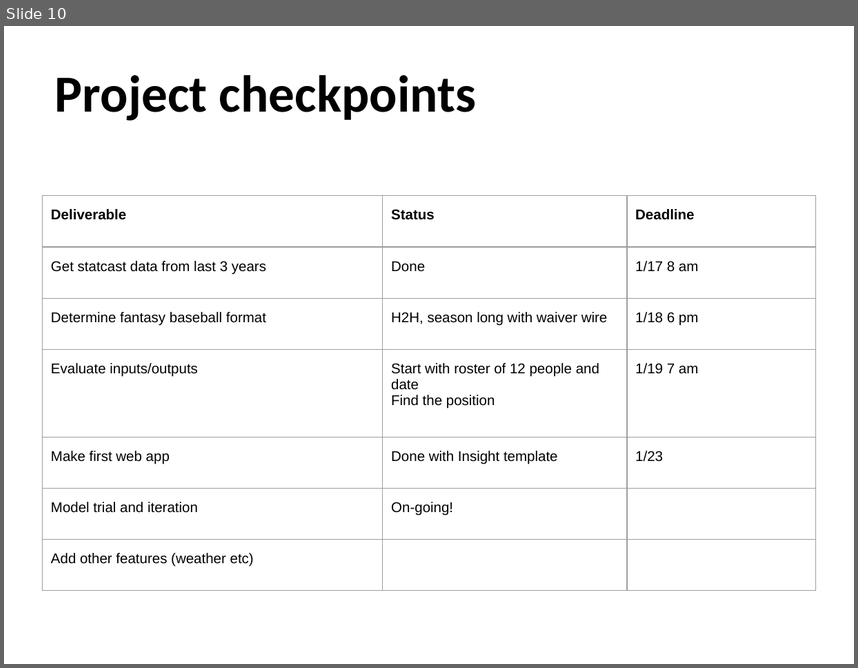
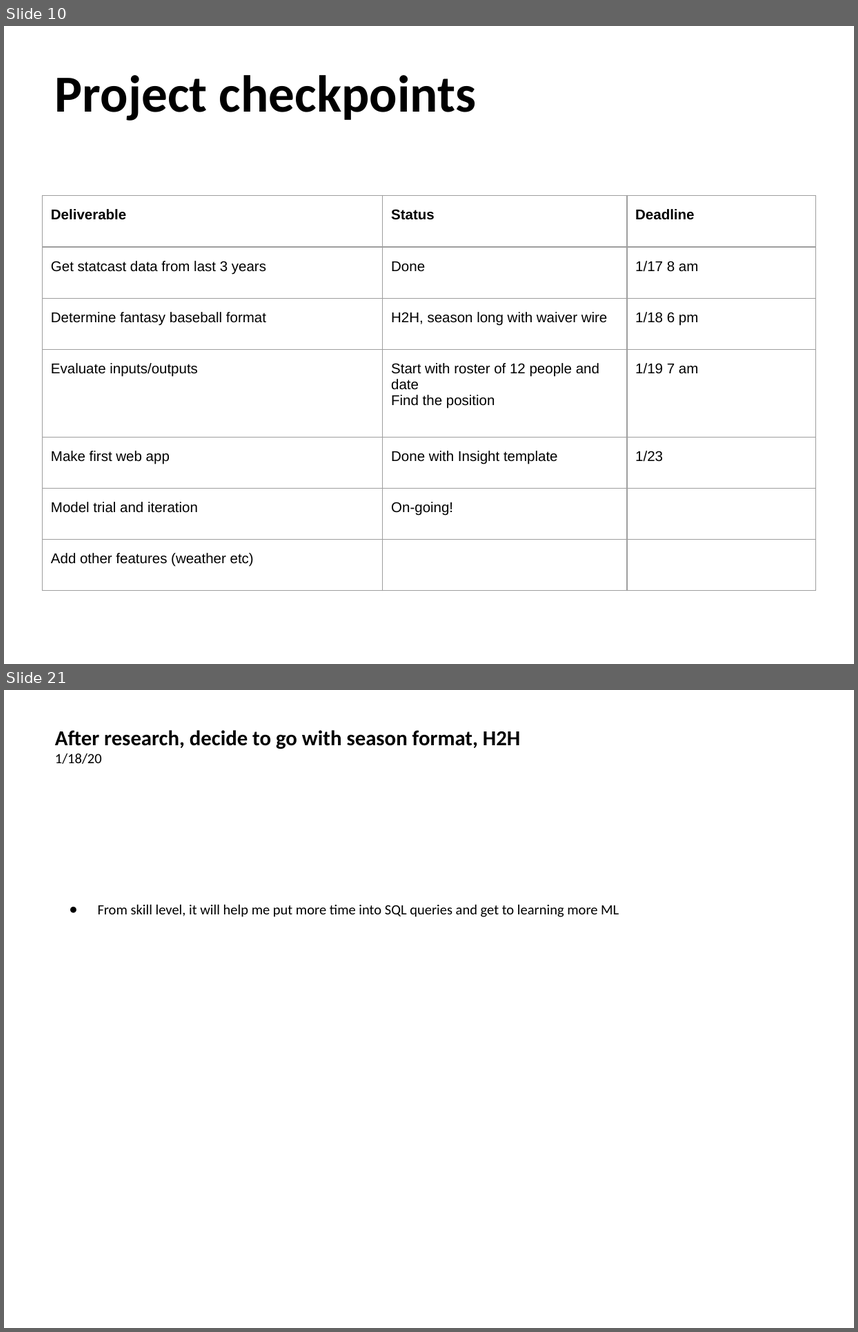
Before and after one commit to benslack19/baseball_player_selector, a slide deck: insight_baseball_notes/BL_baseball_notes.pptx. Shown one above the other, each under a label of ours: slide 10 before the commit, slides 10 and 21 after it; the slides between them are not shown. The pictures are 858x668 and 858x1332 pixels, drawn with LibreOffice and Linux fonts; fonts in the diff are those of the drawing. Boxes give left, top, right and bottom in pixels: in the first picture for what was removed or moved away, otherwise in the second. Text is boxed around its words. In the diff, an @@ line names an element or a change of style, - is before the commit and + after.

```diff
--- a/insight_baseball_notes/BL_baseball_notes.pptx
+++ b/insight_baseball_notes/BL_baseball_notes.pptx
@@ slide 21 added at box(4, 690, 854, 1328), background #FFFFFF @@
@@ title added at box(55, 730, 520, 764), 18 pt, text #000000, bold @@
+After research, decide to go with season format, H2H
+1/18/20
@@ text added at box(98, 904, 619, 917), 12 pt, text #000000 @@
+● From skill level, it will help me put more time into SQL queries and get to learning more ML
```
Also in this commit, not shown: 6 slides changed, 23 other slides added, 2 slides removed, 2 other files.
